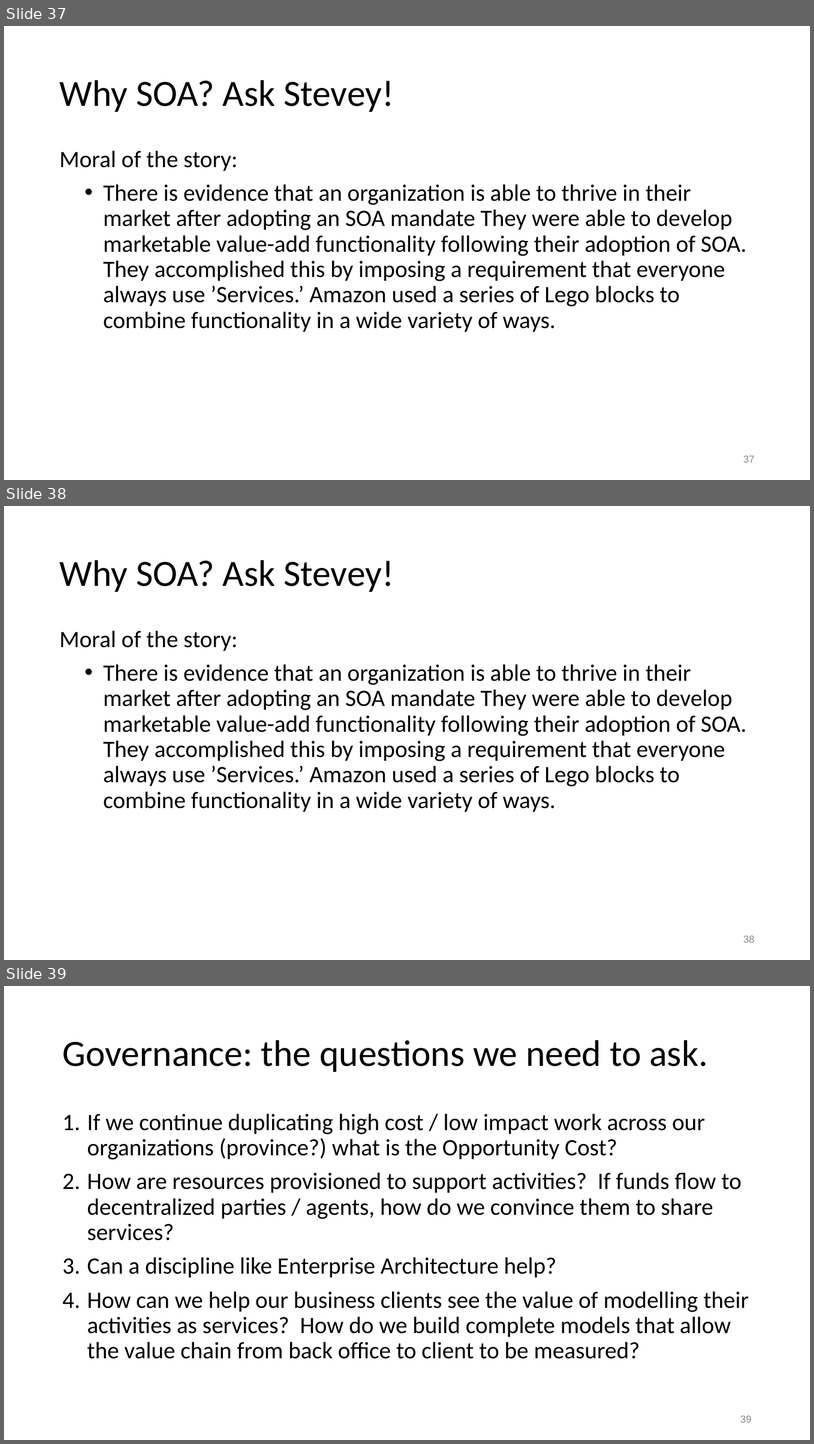
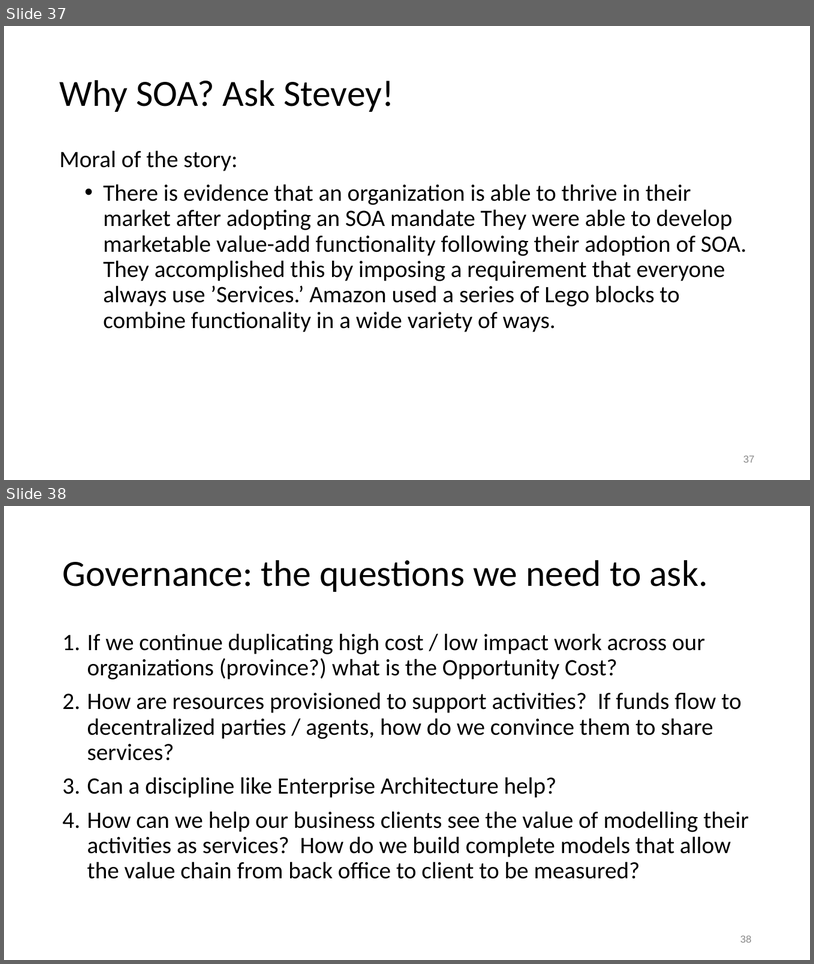
Before and after one commit to colinbellCA/presentation-cpbell-oucc2015_soe, a slide deck: OUCC2015-Service_Oriented_Enterprise.pptx. Shown one above the other, each under a label of ours: slides 37, 38 and 39 before the commit, slides 37 and 38 after it. The pictures are 814x1444 and 814x964 pixels, drawn with LibreOffice and Linux fonts; fonts in the diff are those of the drawing. Boxes give left, top, right and bottom in pixels: in the first picture for what was removed or moved away, otherwise in the second. Text is boxed around its words. In the diff, an @@ line names an element or a change of style, - is before the commit and + after.

```diff
--- a/OUCC2015-Service_Oriented_Enterprise.pptx
+++ b/OUCC2015-Service_Oriented_Enterprise.pptx
@@ slide 38 removed at (4,506,810,960), background #FFFFFF @@
@@ title removed at (59,560,394,592) @@
-Why SOA? Ask Stevey!
@@ text removed at (59,630,747,812) @@
-Moral of the story:
-  • There is evidence that an organization is able to thrive in their market after adopting an SOA mandate They were able to develop marketable value-add functionality following their adoption of SOA. They accomplished this by imposing a requirement that everyone always use ’Services.’ Amazon used a series of Lego blocks to combine functionality in a wide variety of ways.
@@ page number removed at (744,935,755,942) @@
-38
@@ what was slide 39 is now slide 38 @@
@@ page number at (741,935,752,942): text changed @@
-39
+38
```
Also in this commit, not shown: 2 other files.
